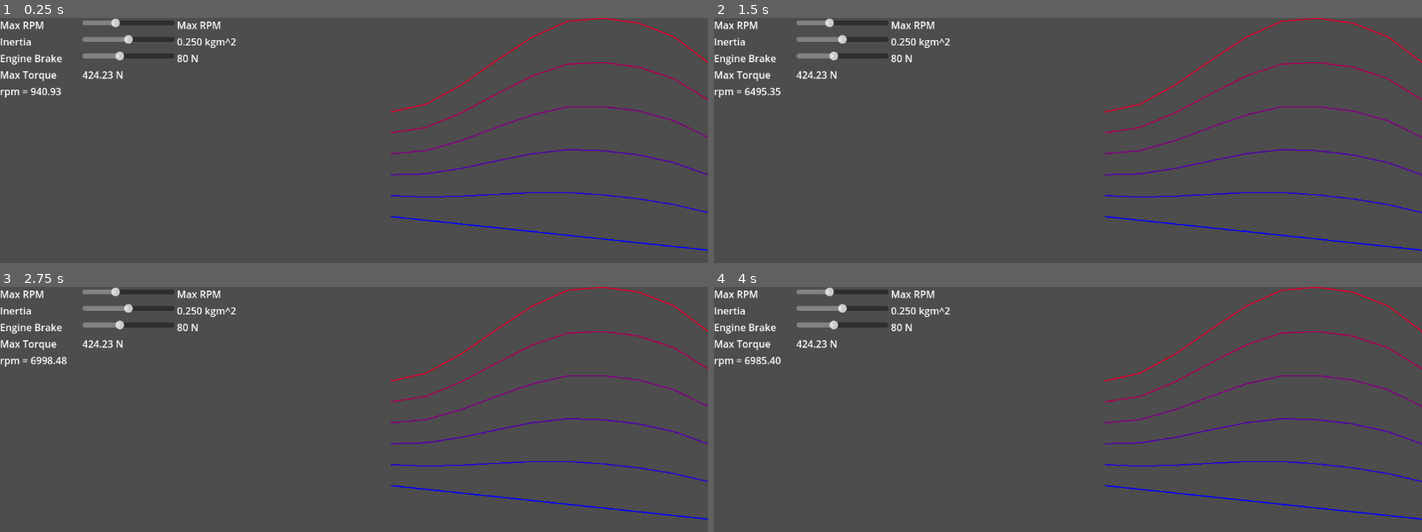
Above: before the commit, frames 1-4 (two rows, left to right).
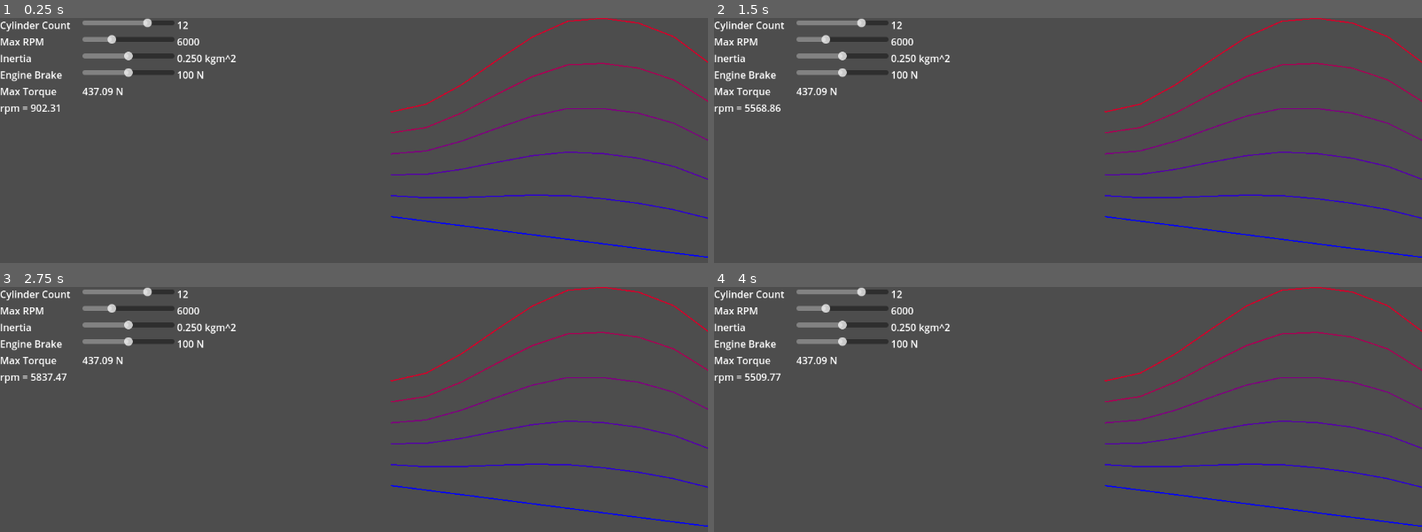
Above: after the commit, the same moments.

Repository: Dechode/Car-Engine-Sim
Game: Godot game, scene res://main.tscn
Two runs of this game, one before a commit and one after it. Both use one fixed random seed, a clock stepped at 60 frames per second and the inputs below.
Inputs:
- Up to frame 1 (0.25 s): no input
- Up to frame 2 (1.5 s): tap Enter at 0.5 s; hold Up (throttle) 0.53-1.28 s; tap Space at 1.25 s; tap Up (throttle) at 1.35 s
- Up to frame 3 (2.75 s): tap Enter at 2 s; hold Up (throttle) from 2.03 s (still down)
- Up to frame 4 (4 s): tap Space at 2.75 s; release Up (throttle) at 2.78 s; tap Up (throttle) at 2.85 s; tap Enter at 3.5 s; hold Up (throttle) from 3.53 s (still down)

The runs differ from the first frame. In frame 1, 4.4% of the frame differs, in the area x 0-100%, y 0-98%; in frame 2, 4.5%; in frame 3, 4.4%; in frame 4, 4.4%.

Commit message:
Refactor, update cylinder count label

Diff:
--- a/default_bus_layout.tres
+++ b/default_bus_layout.tres
@@ -1,8 +1,4 @@
-[gd_resource type="AudioBusLayout" load_steps=3 format=3 uid="uid://crhh62vysgvc2"]
-
-[sub_resource type="AudioEffectLowPassFilter" id="AudioEffectLowPassFilter_p0umb"]
-resource_name = "LowPassFilter"
-cutoff_hz = 340.0
+[gd_resource type="AudioBusLayout" load_steps=5 format=3 uid="uid://crhh62vysgvc2"]
 
 [sub_resource type="AudioEffectDelay" id="AudioEffectDelay_svrfj"]
 resource_name = "Delay"
@@ -11,6 +7,22 @@
 feedback_delay_ms = 30.0
 feedback_lowpass = 1350.0
 
+[sub_resource type="AudioEffectLowPassFilter" id="AudioEffectLowPassFilter_p0umb"]
+resource_name = "LowPassFilter"
+cutoff_hz = 340.0
+
+[sub_resource type="AudioEffectDistortion" id="AudioEffectDistortion_w1cxq"]
+resource_name = "Distortion"
+pre_gain = 0.91
+drive = 0.15
+post_gain = 1.53
+
+[sub_resource type="AudioEffectReverb" id="AudioEffectReverb_85flf"]
+resource_name = "Reverb"
+room_size = 0.0
+damping = 0.18
+spread = 0.46
+
 [resource]
 bus/1/name = &"CarEngine"
 bus/1/solo = false
@@ -18,7 +30,11 @@
 bus/1/bypass_fx = false
 bus/1/volume_db = -3.76831
 bus/1/send = &"Master"
-bus/1/effect/0/effect = SubResource("AudioEffectLowPassFilter_p0umb")
+bus/1/effect/0/effect = SubResource("AudioEffectDelay_svrfj")
 bus/1/effect/0/enabled = true
-bus/1/effect/1/effect = SubResource("AudioEffectDelay_svrfj")
+bus/1/effect/1/effect = SubResource("AudioEffectLowPassFilter_p0umb")
 bus/1/effect/1/enabled = true
+bus/1/effect/2/effect = SubResource("AudioEffectDistortion_w1cxq")
+bus/1/effect/2/enabled = true
+bus/1/effect/3/effect = SubResource("AudioEffectReverb_85flf")
+bus/1/effect/3/enabled = true
--- a/main.gd
+++ b/main.gd
@@ -2,7 +2,9 @@
 
 @export var engine_params := EngineParameters.new()
 @export var torque_curve := Curve.new()
+
 var engine := CarEngine.new()
+
 @onready var graph := $HBoxContainer/Graph as Graph
 
 
@@ -10,8 +12,8 @@
 	engine.engine_params = engine_params
 	engine.torque_curve = torque_curve
 
+	update()
 	add_child(engine)
-	update_graph()
 
 	$HBoxContainer/VBoxContainer/Inertia/Label2.text = "%2.3f kgm^2" % engine_params.inertia
 	$HBoxContainer/VBoxContainer/Inertia/HSlider.value = engine_params.inertia
@@ -19,13 +21,24 @@
 	$HBoxContainer/VBoxContainer/EngineBrake/HSlider.value = engine_params.engine_brake
 	$HBoxContainer/VBoxContainer/MaxTorque/Label2.text = "%2.2f N" % engine_params.max_torque
 	$HBoxContainer/VBoxContainer/MaxRPM/HSlider.value = engine_params.max_rpm
+	$HBoxContainer/VBoxContainer/MaxRPM/Label2.text = "%2.0f" % engine_params.max_rpm
+	$HBoxContainer/VBoxContainer/CylinderCount/Label2.text = "%d" % engine_params.cylinder_count
+	$HBoxContainer/VBoxContainer/CylinderCount/HSlider.value = engine_params.cylinder_count
 
 	$EngineAudioGen.engine_params = engine_params
-	engine.engine_params.update_params()
+	engine.engine_params.print_info()
+
 
 func _process(delta: float) -> void:
 	$EngineAudioGen.rpm = engine.rpm
 	$HBoxContainer/VBoxContainer/RPM/Label.text = "rpm = %2.2f" % engine.rpm
+
+
+func update():
+	engine_params.update_params()
+	$EngineAudioGen.engine_params = engine_params
+	$HBoxContainer/VBoxContainer/MaxTorque/Label2.text = "%2.2f N" % engine_params.max_torque
+	update_graph()
 
 
 func update_graph():
@@ -52,16 +65,22 @@
 func _on_max_rpm_changed(value: float) -> void:
 	engine.engine_params.max_rpm = value
 	$HBoxContainer/VBoxContainer/MaxRPM/Label2.text = "%2.0f" % value
-	update_graph()
+	update()
 
 
 func _on_inertia_changed(value: float) -> void:
 	engine.engine_params.inertia = value
 	$HBoxContainer/VBoxContainer/Inertia/Label2.text = "%2.3f kgm^2" % value
-	update_graph()
+	update()
 
 
 func _on_engine_brake_changed(value: float) -> void:
 	engine.engine_params.engine_brake = value
 	$HBoxContainer/VBoxContainer/EngineBrake/Label2.text = "%2.0f N" % value
-	update_graph()
+	update()
+
+
+func _on_cylinder_count_changed(value: float) -> void:
+	engine.engine_params.cylinder_count = int(value)
+	$HBoxContainer/VBoxContainer/CylinderCount/Label2.text = "%d" % int(value)
+	update()
--- a/main.tscn
+++ b/main.tscn
@@ -7,12 +7,13 @@
 
 [sub_resource type="Resource" id="Resource_ye4ei"]
 script = ExtResource("2_y0ife")
-cylinder_count = 10
-bore = 85.0
-stroke_ratio = 0.95
-max_bmep = 10.5
-max_rpm = 7000.0
-engine_brake = 80.0
+cylinder_count = 12
+bore = 78.0
+stroke_ratio = 1.14
+max_bmep = 14.0
+max_rpm = 6000.0
+idle_rpm = 900.0
+engine_brake = 100.0
 inertia = 0.25
 
 [sub_resource type="Curve" id="Curve_5spol"]
@@ -41,6 +42,26 @@
 [node name="VBoxContainer" type="VBoxContainer" parent="HBoxContainer"]
 layout_mode = 2
 size_flags_horizontal = 3
+
+[node name="CylinderCount" type="HBoxContainer" parent="HBoxContainer/VBoxContainer"]
+layout_mode = 2
+
+[node name="Label" type="Label" parent="HBoxContainer/VBoxContainer/CylinderCount"]
+custom_minimum_size = Vector2(130, 0)
+layout_mode = 2
+text = "Cylinder Count"
+
+[node name="HSlider" type="HSlider" parent="HBoxContainer/VBoxContainer/CylinderCount"]
+custom_minimum_size = Vector2(150, 0)
+layout_mode = 2
+min_value = 1.0
+max_value = 16.0
+value = 4.0
+
+[node name="Label2" type="Label" parent="HBoxContainer/VBoxContainer/CylinderCount"]
+custom_minimum_size = Vector2(130, 0)
+layout_mode = 2
+text = "Max RPM"
 
 [node name="MaxRPM" type="HBoxContainer" parent="HBoxContainer/VBoxContainer"]
 layout_mode = 2
@@ -124,6 +145,7 @@
 
 [node name="EngineAudioGen" parent="." instance=ExtResource("4_wgv24")]
 
+[connection signal="value_changed" from="HBoxContainer/VBoxContainer/CylinderCount/HSlider" to="." method="_on_cylinder_count_changed"]
 [connection signal="value_changed" from="HBoxContainer/VBoxContainer/MaxRPM/HSlider" to="." method="_on_max_rpm_changed"]
 [connection signal="value_changed" from="HBoxContainer/VBoxContainer/Inertia/HSlider" to="." method="_on_inertia_changed"]
 [connection signal="value_changed" from="HBoxContainer/VBoxContainer/EngineBrake/HSlider" to="." method="_on_engine_brake_changed"]
--- a/project.godot
+++ b/project.godot
@@ -10,7 +10,7 @@
 
 [application]
 
-config/name="Car-engine-sim"
+config/name="Car Engine Sim"
 run/main_scene="res://main.tscn"
 config/features=PackedStringArray("4.1", "GL Compatibility")
 config/icon="res://icon.svg"
